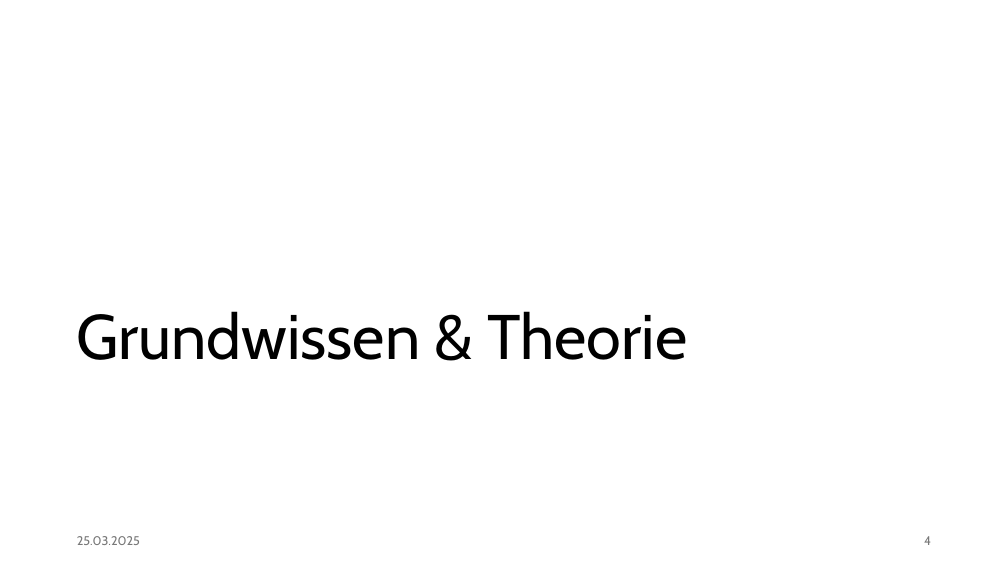
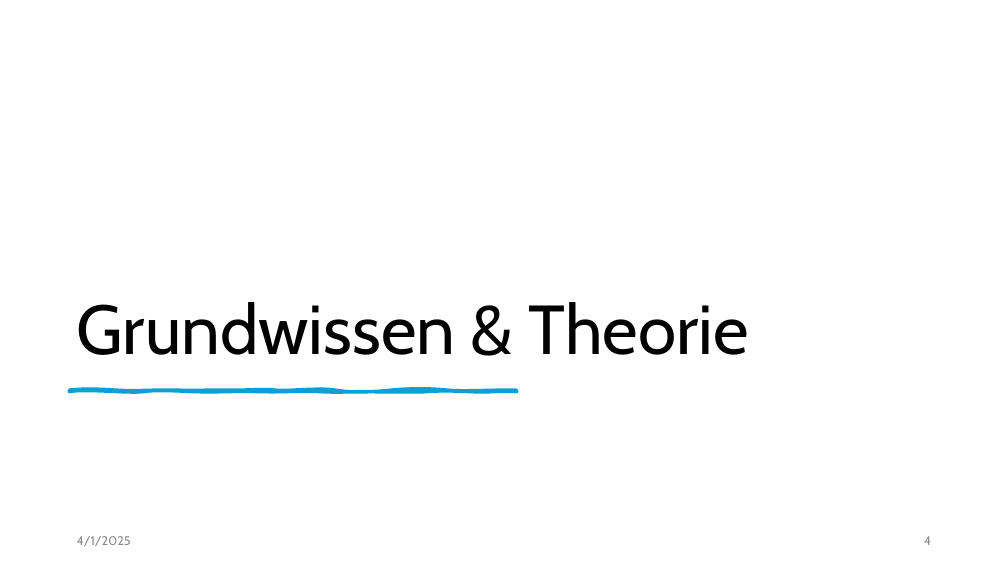
Before and after one commit to jonasaberger/DBI_JavaVaadin, a slide deck: slide 4 of 00_Docs/Projektpraesentation.pptx. Drawn at 1008x567 pixels with LibreOffice and Linux fonts; fonts in the diff are those of the drawing. Boxes give left, top, right and bottom in pixels: in the first picture for what was removed or moved away, otherwise in the second. Text is boxed around its words. In the diff, an @@ line names an element or a change of style, - is before the commit and + after.

```diff
--- a/00_Docs/Projektpraesentation.pptx
+++ b/00_Docs/Projektpraesentation.pptx
@@ title "Grundwissen & Theorie": place and size @@
-title "Grundwissen & Theorie" at [76, 311, 687, 360]
+title "Grundwissen & Theorie" at [77, 302, 749, 355]
@@ title "Grundwissen & Theorie" at [77, 302, 749, 355]: size 60 to 66 pt @@
@@ freeform shape added at [70, 390, 517, 392], fill #0F9ED5, outline #0F9ED5 3.25 pt @@
@@ text at [77, 536, 131, 546]: text changed; text colour #797979 to #8C8C8C @@
-25.03.2025
+4/1/2025
@@ page number at [924, 536, 931, 545]: text colour #797979 to #8C8C8C; more space between paragraphs @@
```
Also in this commit, not shown: 22 other slides changed, 1 slide added, 1 slide removed, 3 other files.
